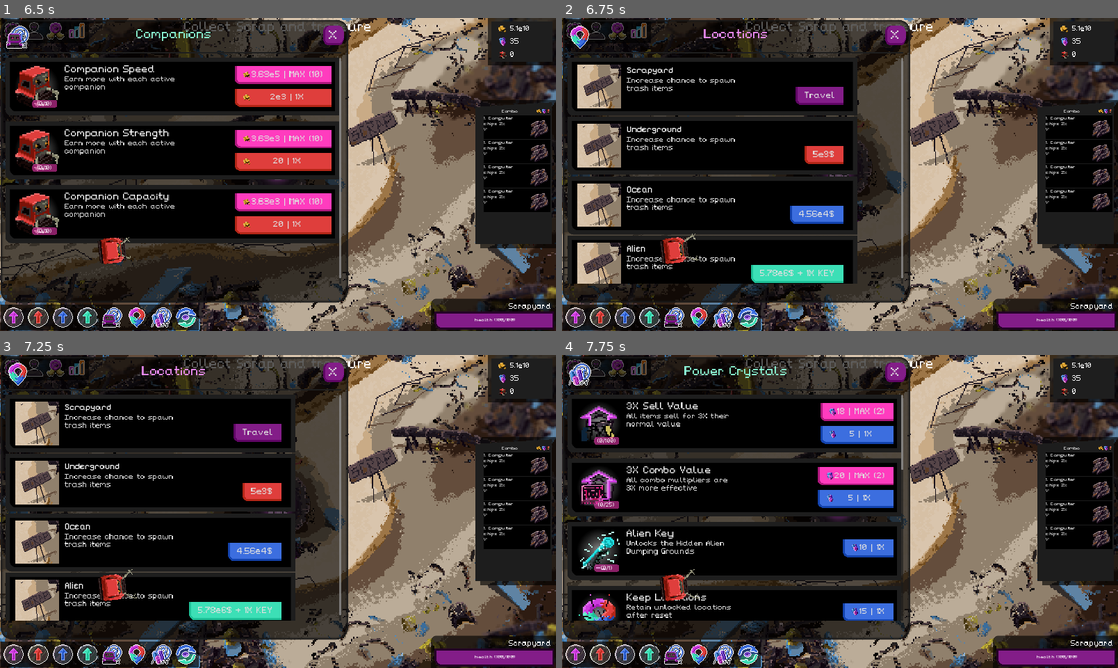
Above: before the commit, frames 1-4 (two rows, left to right).
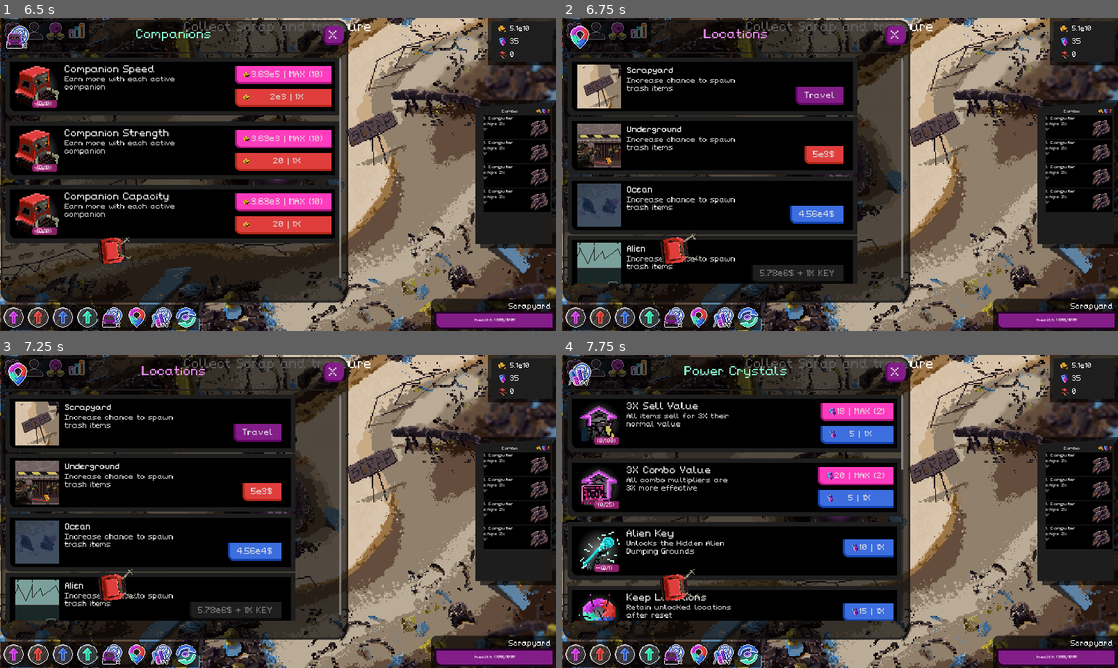
Above: after the commit, the same moments.

Repository: NathanHeaton/Robo-revolution
Game: Godot game, scene res://Main/main.tscn
Same seed, same stepped clock (60 frames per second), same inputs: the game is played once before the commit and once after it.
Inputs (mouse positions are in pixels of both pictures, inside the frame that each line leads up to):
- Up to frame 1 (6.5 s): click (33, 30) at 0.5 s; click (55, 30) at 1.25 s; click (77, 30) at 2 s; click (11, 318) at 2.75 s; click (38, 318) at 3.5 s; click (61, 318) at 4.25 s; click (88, 318) at 5 s; click (111, 318) at 5.75 s
- Up to frame 2 (6.75 s): click (701, 318) at 6.5 s
- Up to frame 3 (7.25 s): no input
- Up to frame 4 (7.75 s): click (723, 655) at 7.25 s

Frame 1 is identical in both runs. In frame 2, 4.0% of the frame differs, in the area x 2-51%, y 33-85%; in frame 3, 4.0%; in frame 4, nothing differs.

Commit message:
added more acurate sprites to location panel, key is now need to go to alien underground

Diff:
--- a/robo-revolution/Globals/Location_Data.gd
+++ b/robo-revolution/Globals/Location_Data.gd
@@ -36,7 +36,7 @@
 		"unlocked": true,
 		"key_needed": false,
 		"base_cost": 0,
-		"sprite_position": Vector2(0,0)
+		"sprite_position": Vector2(290,65)
 	},
 	locations.Underground:{
 		"id": 1,
@@ -45,7 +45,7 @@
 		"unlocked": false,
 		"key_needed": false,
 		"base_cost": 5000,
-		"sprite_position": Vector2(1,0)
+		"sprite_position": Vector2(800,190)
 	},
 	locations.Ocean:{
 		"id": 2,
@@ -54,7 +54,7 @@
 		"unlocked": false,
 		"base_cost": 45600,
 		"key_needed": false,
-		"sprite_position": Vector2(0,1)
+		"sprite_position": Vector2(32,285)
 	},
 	locations.Alien:{
 		"id": 3,
@@ -63,7 +63,7 @@
 		"unlocked": false,
 		"base_cost": 5780000,
 		"key_needed": true,
-		"sprite_position": Vector2(1,1)
+		"sprite_position": Vector2(800,400)
 	}
 }
 
--- a/robo-revolution/Globals/game_stats.gd
+++ b/robo-revolution/Globals/game_stats.gd
@@ -78,7 +78,8 @@
 		"capacity": 1
 	},
 	"other":{
-		"powerC_conversion_rate" : 10000
+		"powerC_conversion_rate" : 10000,
+		"alien_key" : false
 	}
 }
 
--- a/robo-revolution/Main/main.gd
+++ b/robo-revolution/Main/main.gd
@@ -115,11 +115,15 @@
 			_item_focuser_upgrade(upgrade["level"])
 		"3X Sell Value":
 			_3X_Sell_Value_upgrade(upgrade["level"])
+		"Alien Key":
+			_give_alien_key()
 
 func _spawnrate_upgrade(level: int):
 	GameStats.set_stat("luck","spawn_time",snapped(clamp(4 + log(level + 1) * -1.15, 0.1, 5), 0.01))
 	$loot_spawn_timer.wait_time = GameStats.stats["luck"]["spawn_time"]
 
+func _give_alien_key():
+	GameStats.set_stat("other","alien_key", true)
 func _rarity_upgrade(level: int):
 	if 	GameStats.stats["luck"]["scrapyard"] < 1:
 		GameStats.stats["luck"]["rarity_lvl"] + 1
--- a/robo-revolution/UI/location_card.gd
+++ b/robo-revolution/UI/location_card.gd
@@ -16,6 +16,7 @@
 func _ready() -> void:
 	Money.connect("money_changed", Callable(self, "_on_money_changed"))
 	UpgradeManager.connect("unlock_location", Callable(self, "_unlock"))
+	GameStats.connect("stats_changed", Callable(self, "_on_stat_change"))
 
 
 # Called every frame. 'delta' is the elapsed time since the previous frame.
@@ -28,9 +29,10 @@
 	title = t_title
 	location_enum = LocationData.location_to_enum.get(title)
 	cost = t_cost
-
 	unlocked = t_unlocked
 	key_needed = t_key_needed
+
+
 	_change_theme()
 	_change_title()
 	_change_unlocked()
@@ -51,6 +53,8 @@
 		_change_cost()
 
 
+func _on_stat_change(type,stat):
+	_update_button_state()
 
 func _on_money_changed():
 	_update_button_state()
@@ -67,18 +71,24 @@
 
 
 func _update_button_state():
-	if (Money.MONEY < cost && unlocked == false):
+	if (Money.MONEY < cost && !unlocked):
+		$location_panel/MarginContainer/Upgarde_Content_Panel/MarginContainer/MarginContainer/location_button.disabled = true
+	elif (key_needed && GameStats.stats["other"]["alien_key"] == false):
 		$location_panel/MarginContainer/Upgarde_Content_Panel/MarginContainer/MarginContainer/location_button.disabled = true
 	else:
 		$location_panel/MarginContainer/Upgarde_Content_Panel/MarginContainer/MarginContainer/location_button.disabled = false
 
+
+
+
+var FRAME_SIZE = 64
+
 func _change_sprite():
-	pass
-	#var icon_rect = Rect2(Vector2(pos.x *FRAME_SIZE,pos.y *FRAME_SIZE),Vector2(FRAME_SIZE,FRAME_SIZE))
-	#var atlas_texture = AtlasTexture.new() # makes new atlas texture
-	#atlas_texture.atlas = load("res://assets/Basic Items.png") # loads upgrades
-	#atlas_texture.set_region(icon_rect) # sets rext for icons
-	#$Panel/MarginContainer/Upgarde_Content_Panel/MarginContainer/Upgarde_Content/Upgrade_Icons.texture = atlas_texture
+	var icon_rect = Rect2(Vector2(pos.x,pos.y),Vector2(FRAME_SIZE,FRAME_SIZE))
+	var atlas_texture = AtlasTexture.new() # makes new atlas texture
+	atlas_texture.atlas = load("res://assets/Locations-Sheet.png") # loads upgrades
+	atlas_texture.set_region(icon_rect) # sets rext for icons
+	$location_panel/MarginContainer/Upgarde_Content_Panel/MarginContainer/Upgarde_Content/location_icon.texture = atlas_texture
 
 
 func _change_cost():
--- a/robo-revolution/UI/location_card.tscn
+++ b/robo-revolution/UI/location_card.tscn
@@ -15,7 +15,7 @@
 
 [sub_resource type="AtlasTexture" id="AtlasTexture_j0ybj"]
 atlas = ExtResource("2_jsgf4")
-region = Rect2(290, 65, 64, 64)
+region = Rect2(800, 400, 64, 64)
 
 [node name="location_card" type="Control"]
 layout_direction = 1
@@ -67,7 +67,7 @@
 layout_mode = 2
 theme_override_constants/separation = 20
 
-[node name="Upgrade_Icons" type="TextureRect" parent="location_panel/MarginContainer/Upgarde_Content_Panel/MarginContainer/Upgarde_Content"]
+[node name="location_icon" type="TextureRect" parent="location_panel/MarginContainer/Upgarde_Content_Panel/MarginContainer/Upgarde_Content"]
 z_as_relative = false
 layout_mode = 2
 size_flags_horizontal = 0
